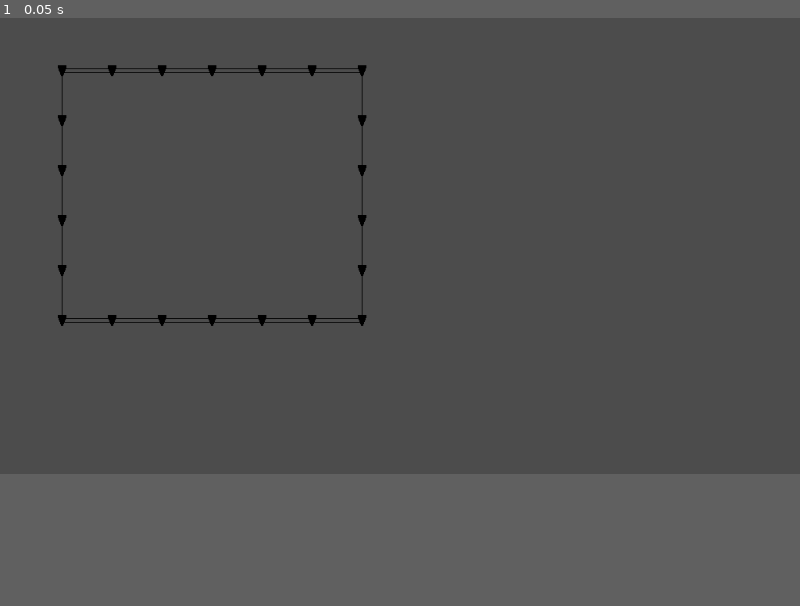
Above: before the commit, frame 1.
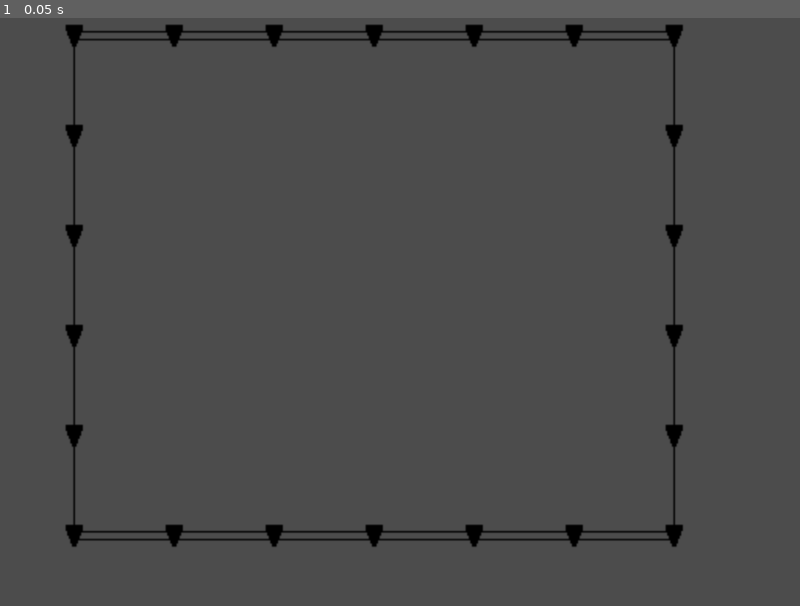
Above: after the commit, the same moment.

Repository: rbaker2019/RelaxingChickenFarm
Game: Godot game, scene res://Main.tscn
Same seed, same stepped clock (60 frames per second), same inputs: the game is played once before the commit and once after it. Before the commit the project starts from res://Farm/FarmScene.tscn.
Inputs:
- Up to frame 1 (0.05 s): no input
In our replay, the window is 800x468 before the commit and 800x600 after it. These sizes can differ from the game's own. Grey fills any space a smaller window leaves; there, only what the larger window draws over its background counts as a difference.

The runs differ from the first frame. In frame 1, 3.2% of the frame differs, in the area x 7-86%, y 1-90%.

Commit message:
Add chicken walk animation

Diff:
--- /dev/null
+++ b/Chicken/Chicken.tscn
@@ -0,0 +1,83 @@
+[gd_scene load_steps=5 format=2]
+
+[ext_resource path="res://Chicken/ChickenWalkRight.png" type="Texture" id=1]
+
+[sub_resource type="Animation" id=3]
+resource_name = "WalkLeft"
+length = 0.6
+loop = true
+tracks/0/type = "value"
+tracks/0/path = NodePath("Chicken Base:flip_h")
+tracks/0/interp = 1
+tracks/0/loop_wrap = true
+tracks/0/imported = false
+tracks/0/enabled = true
+tracks/0/keys = {
+"times": PoolRealArray( 0 ),
+"transitions": PoolRealArray( 1 ),
+"update": 1,
+"values": [ true ]
+}
+tracks/1/type = "value"
+tracks/1/path = NodePath("Chicken Base:frame")
+tracks/1/interp = 1
+tracks/1/loop_wrap = true
+tracks/1/imported = false
+tracks/1/enabled = true
+tracks/1/keys = {
+"times": PoolRealArray( 0, 0.1, 0.2, 0.3, 0.4, 0.5 ),
+"transitions": PoolRealArray( 1, 1, 1, 1, 1, 1 ),
+"update": 1,
+"values": [ 0, 1, 2, 3, 4, 5 ]
+}
+
+[sub_resource type="Animation" id=1]
+resource_name = "WalkRight"
+length = 0.6
+loop = true
+tracks/0/type = "value"
+tracks/0/path = NodePath("Chicken Base:flip_h")
+tracks/0/interp = 1
+tracks/0/loop_wrap = true
+tracks/0/imported = false
+tracks/0/enabled = true
+tracks/0/keys = {
+"times": PoolRealArray( 0 ),
+"transitions": PoolRealArray( 1 ),
+"update": 1,
+"values": [ false ]
+}
+tracks/1/type = "value"
+tracks/1/path = NodePath("Chicken Base:frame")
+tracks/1/interp = 1
+tracks/1/loop_wrap = true
+tracks/1/imported = false
+tracks/1/enabled = true
+tracks/1/keys = {
+"times": PoolRealArray( 0, 0.1, 0.2, 0.3, 0.4, 0.5 ),
+"transitions": PoolRealArray( 1, 1, 1, 1, 1, 1 ),
+"update": 1,
+"values": [ 0, 1, 2, 3, 4, 5 ]
+}
+
+[sub_resource type="CapsuleShape2D" id=2]
+radius = 51.7225
+height = 62.8578
+
+[node name="Chicken" type="KinematicBody2D"]
+
+[node name="AnimationPlayer" type="AnimationPlayer" parent="."]
+autoplay = "WalkRight"
+anims/WalkLeft = SubResource( 3 )
+anims/WalkRight = SubResource( 1 )
+
+[node name="Chicken Base" type="Sprite" parent="."]
+position = Vector2( 0, -90 )
+texture = ExtResource( 1 )
+flip_h = true
+hframes = 6
+
+[node name="CollisionShape2D" type="CollisionShape2D" parent="."]
+position = Vector2( -8.41843, -7.85724 )
+rotation = 1.5708
+shape = SubResource( 2 )
--- /dev/null
+++ b/Main.tscn
@@ -0,0 +1,9 @@
+[gd_scene load_steps=2 format=2]
+
+[ext_resource path="res://Farm/FarmScene.tscn" type="PackedScene" id=1]
+
+[node name="Main" type="Node2D"]
+
+[node name="FarmScene" parent="." instance=ExtResource( 1 )]
+position = Vector2( -64, -128 )
+scale = Vector2( 2, 2 )
--- a/project.godot
+++ b/project.godot
@@ -16,8 +16,12 @@
 [application]
 
 config/name="Relaxing Chicken Farm"
-run/main_scene="res://Farm/FarmScene.tscn"
+run/main_scene="res://Main.tscn"
 config/icon="res://icon.png"
+
+[display]
+
+window/size/height=768
 
 [rendering]
 
Binary file added: Chicken/ChickenWalkRight.png
Not shown, added: Chicken/ChickenWalkRight.png.import
